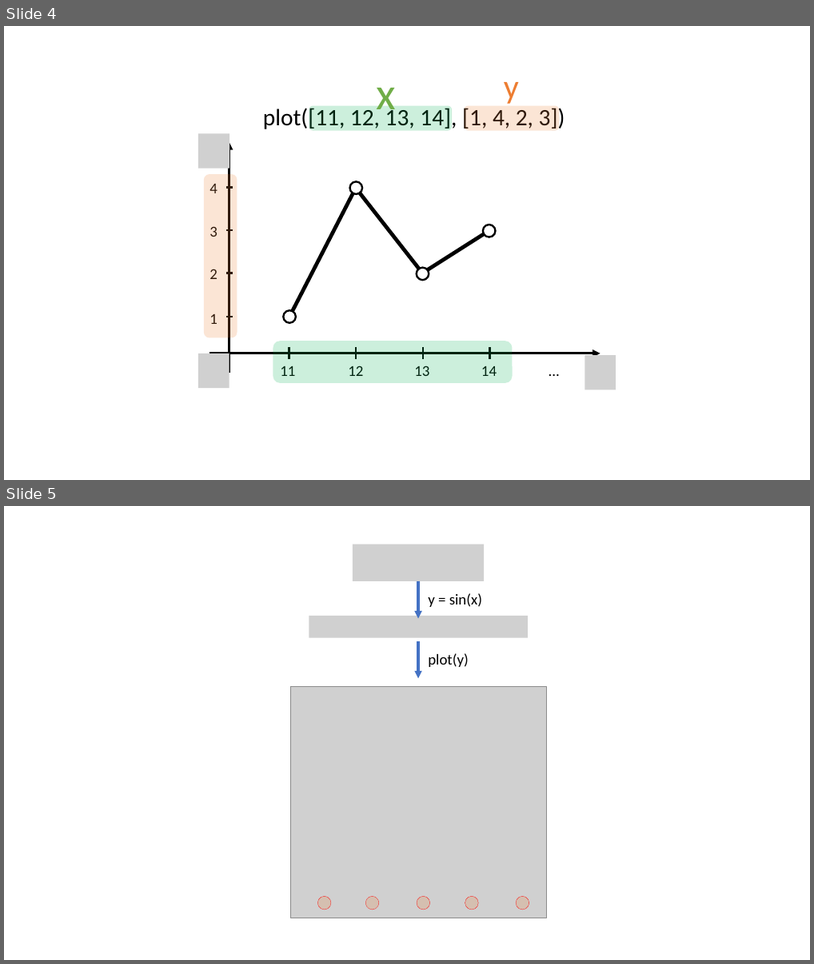
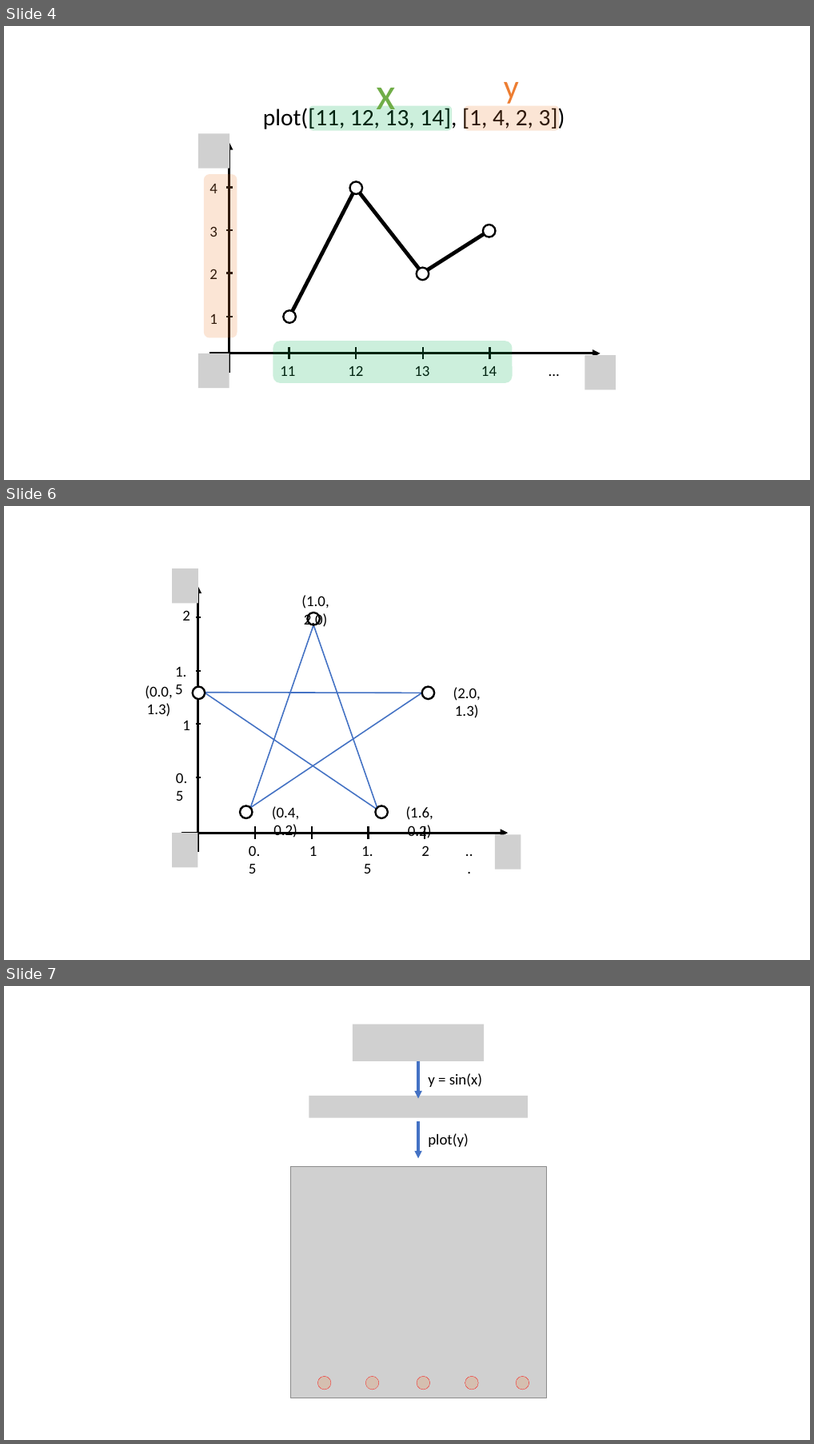
Before and after one commit to answeredbyablemind/answeredbyablemind.github.io, a slide deck: Wikidocs/pics/pics_2d_graphs.pptx. Shown one above the other, each under a label of ours: slides 4 and 5 before the commit, slides 4, 6 and 7 after it; the slides between them are not shown. The pictures are 814x964 and 814x1444 pixels, drawn with LibreOffice and Linux fonts; fonts in the diff are those of the drawing; grey boxes stand for pictures. Boxes give left, top, right and bottom in pixels: in the first picture for what was removed or moved away, otherwise in the second. Text is boxed around its words. In the diff, an @@ line names an element or a change of style, - is before the commit and + after.

```diff
--- a/Wikidocs/pics/pics_2d_graphs.pptx
+++ b/Wikidocs/pics/pics_2d_graphs.pptx
@@ slide 6 added at <box>4,506,810,960</box>, background #FFFFFF @@
@@ group added at <box>145,568,522,873</box>: 14 texts, 13 lines, 5 ellipses, 3 pictures, 2 arrows @@
+...
+0.5
+1
+2
+0.5
+1
+1.5
+2
+1.5
+(1.0, 2.0)
+(0.0, 1.3)
+(0.4, 0.2)
+(1.6, 0.2)
+(2.0, 1.3)
@@ what was slide 5 is now slide 7 @@
```
Also in this commit, not shown: 4 other slides added, 4 slides removed, 1 other file.
